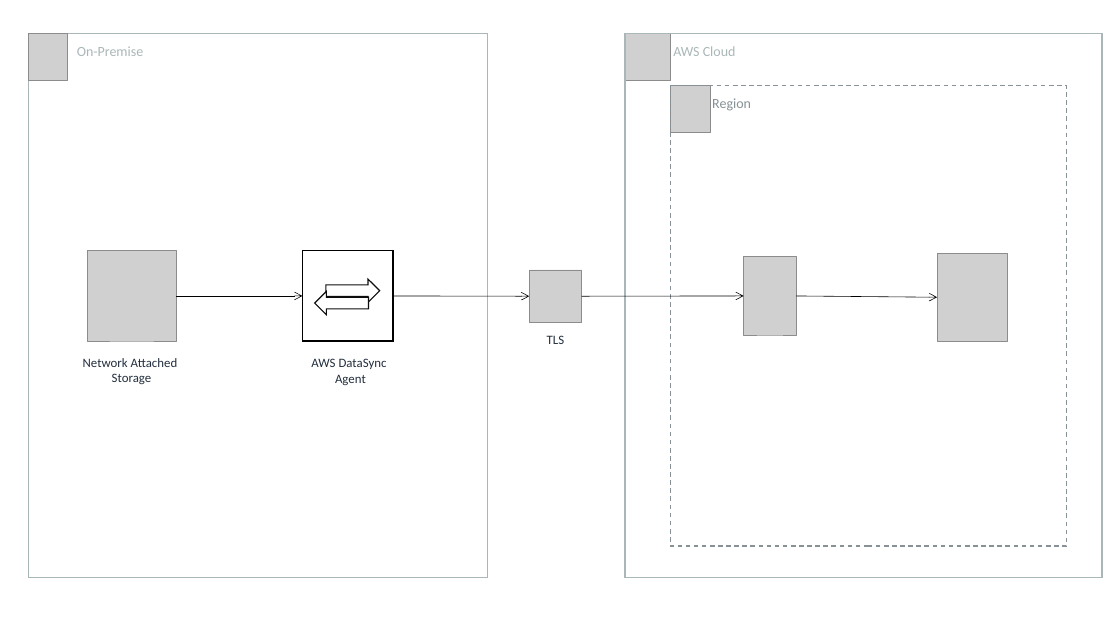
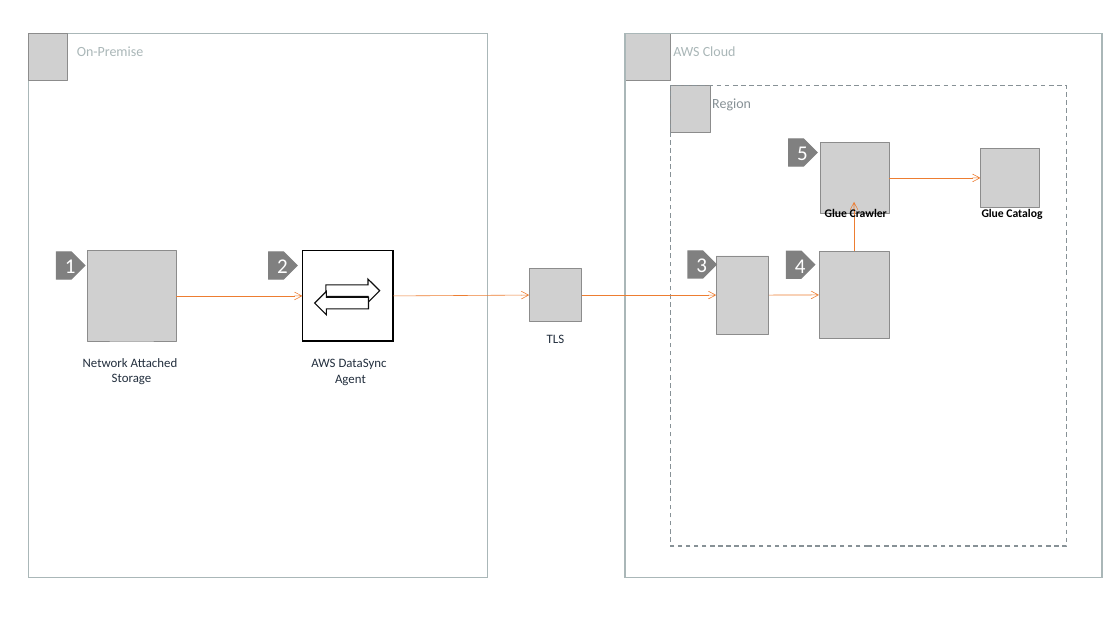
Before and after one commit to aws-samples/aws-dbs-refarch-datalake, a slide deck: slide 5 of src/datalake_reference_architecture.pptx. Drawn at 1120x630 pixels with LibreOffice and Linux fonts; fonts in the diff are those of the drawing; grey boxes stand for pictures. Boxes give left, top, right and bottom in pixels: in the first picture for what was removed or moved away, otherwise in the second. Text is boxed around its words. In the diff, an @@ line names an element or a change of style, - is before the commit and + after.

```diff
--- a/src/datalake_reference_architecture.pptx
+++ b/src/datalake_reference_architecture.pptx
@@ pentagon arrow added at [789, 139, 818, 166], fill #808080, outline #808080 1 pt, 18 pt, text #FFFFFF @@
+5
@@ picture added at [821, 143, 889, 213] @@
@@ picture added at [981, 149, 1039, 208] @@
@@ arrow added from (889, 178) to (981, 178), #ED7D31 0.5 pt @@
@@ text added at [825, 207, 887, 220], 10 pt, text #000000, bold @@
+Glue Crawler
@@ arrow added from (854, 251) to (854, 202), #ED7D31 0.5 pt @@
@@ text added at [982, 208, 1042, 219], 10 pt, text #000000, bold @@
+Glue Catalog
@@ pentagon arrow added at [56, 252, 85, 279], fill #808080, outline #808080 1 pt, 18 pt, text #FFFFFF @@
+1
@@ pentagon arrow added at [269, 252, 297, 279], fill #808080, outline #808080 1 pt, 18 pt, text #FFFFFF @@
+2
@@ pentagon arrow added at [688, 251, 717, 278], fill #808080, outline #808080 1 pt, 18 pt, text #FFFFFF @@
+3
@@ picture: place and size @@
-picture at [744, 257, 796, 335]
+picture at [717, 256, 769, 334]
@@ pentagon arrow added at [786, 251, 815, 278], fill #808080, outline #808080 1 pt, 18 pt, text #FFFFFF @@
+4
@@ picture: place and size @@
-picture at [938, 254, 1007, 341]
+picture at [819, 251, 889, 339]
@@ arrow (176, 296) - (302, 296): stroke #000000 0.5 pt to #ED7D31 0.5 pt @@
@@ arrow (393, 296) - (529, 295): stroke #000000 0.5 pt to #ED7D31 0.5 pt @@
@@ arrow moved from (582, 297) - (744, 296) to (582, 295) - (717, 295) @@
@@ arrow (582, 295) - (717, 295): stroke #000000 0.5 pt to #ED7D31 0.5 pt @@
@@ arrow moved from (797, 296) - (938, 297) to (769, 295) - (819, 295) @@
@@ arrow (769, 295) - (819, 295): stroke #000000 0.5 pt to #ED7D31 0.5 pt @@
```
Also in this commit, not shown: 8 other slides changed, 8 other files.
